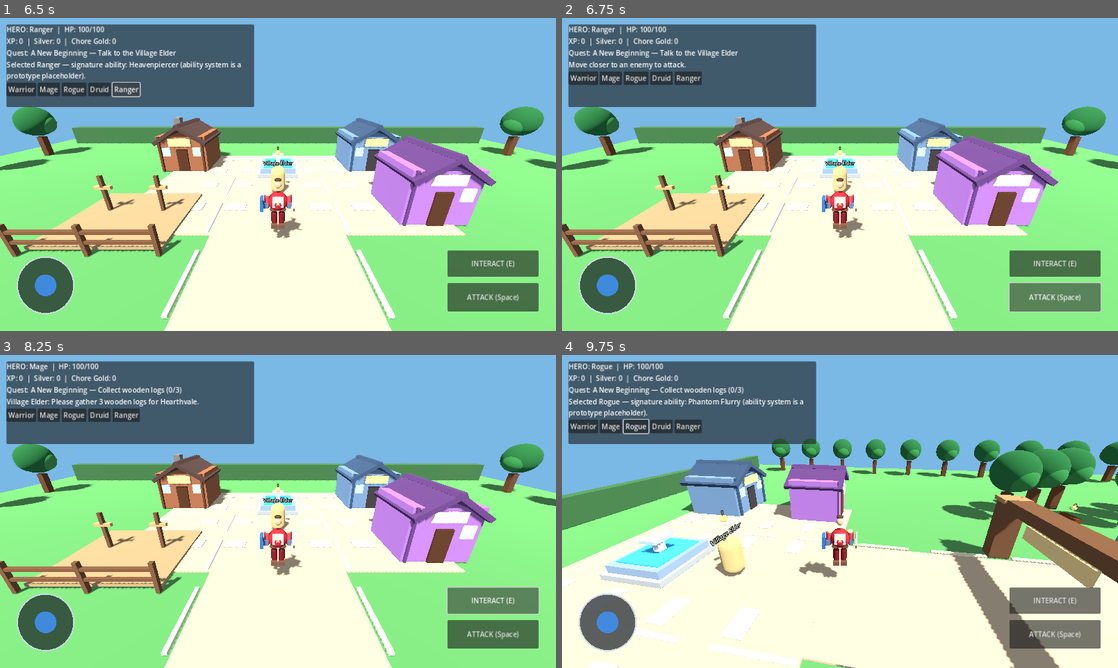
Above: before the commit, frames 1-4 (two rows, left to right).
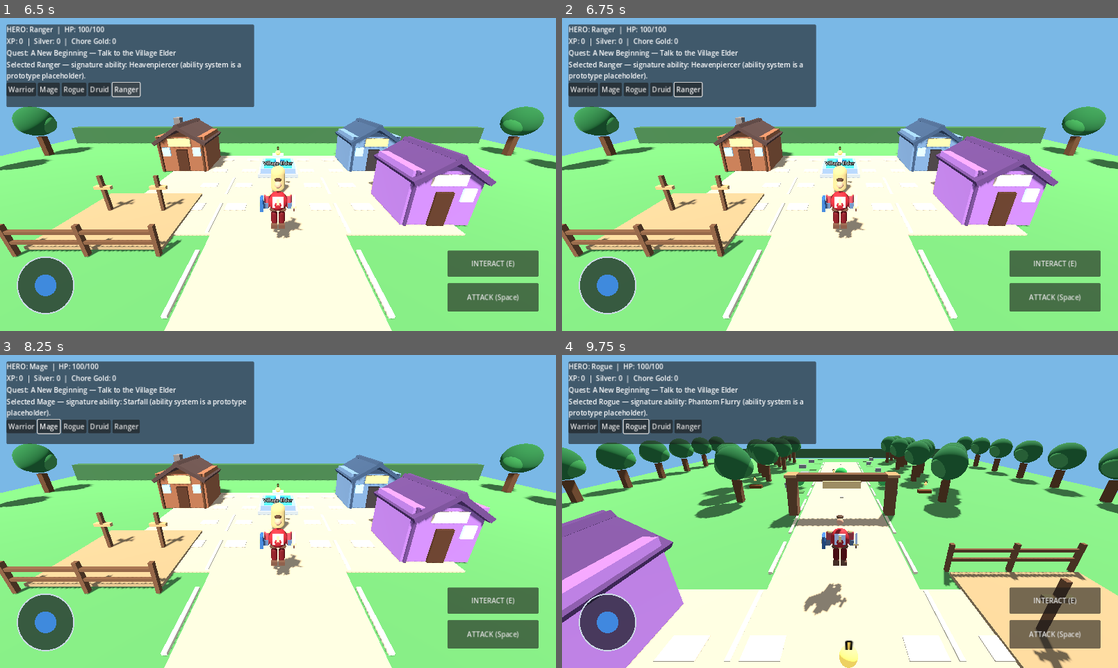
Above: after the commit, the same moments.

Repository: joeywhipple5-dot/Family-Quest
Game: Godot game, scene res://scenes/MainMenu.tscn
Same seed, same stepped clock (60 frames per second), same inputs: the game is played once before the commit and once after it.
Inputs (mouse positions are in pixels of both pictures, inside the frame that each line leads up to):
- Up to frame 1 (6.5 s): click "▶ PLAY" at 0.5 s; click "BEGIN ADVENTURE" at 1.25 s; click "Warrior" at 2 s; click "Warrior" at 2.75 s; click "Mage" at 3.5 s; click "Rogue" at 4.25 s; click "Druid" at 5 s; click "Ranger" at 5.75 s
- Up to frame 2 (6.75 s): click "ATTACK (Space)" at 6.5 s
- Up to frame 3 (8.25 s): click "Mage" at 7.25 s; click "INTERACT (E)" at 8 s
- Up to frame 4 (9.75 s): click "Rogue" at 8.75 s; tap Enter at 9.5 s; move the mouse to (962, 495) at 9.52 s; hold D (move_right) from 9.53 s (still down); hold Space (attack) from 9.53 s (still down); click (962, 495) at 9.67 s

Frame 1 is identical in both runs. In frame 2, 2.2% of the frame differs, in the area x 1-97%, y 13-94%; in frame 3, 2.4%; in frame 4, 50%, in the area x 0-100%, y 10-100%.

Commit message:
Add camera drag and respawn functionality
Added signals for dying and respawning. Implemented CameraDragArea class for camera control via touch input. Updated player movement to be camera-relative.

Diff:
--- a/player.gd
+++ b/player.gd
@@ -1,5 +1,8 @@
 
 extends CharacterBody3D
+
+signal died
+signal respawned
 
 class VirtualJoystick extends Control:
     signal value_changed(value: Vector2)
@@ -82,21 +85,73 @@
         )
 
 
+class CameraDragArea extends Control:
+    var player: CharacterBody3D
+    var dragging := false
+    var last_position := Vector2.ZERO
+
+    const SENSITIVITY := 0.008
+
+    func _ready() -> void:
+        mouse_filter = Control.MOUSE_FILTER_STOP
+
+    func _gui_input(event: InputEvent) -> void:
+        if event is InputEventScreenTouch:
+            if event.pressed:
+                dragging = true
+                last_position = event.position
+            else:
+                dragging = false
+            accept_event()
+
+        elif event is InputEventScreenDrag and dragging:
+            _rotate_camera(event.position)
+            accept_event()
+
+        elif event is InputEventMouseButton:
+            if event.button_index == MOUSE_BUTTON_LEFT:
+                dragging = event.pressed
+                last_position = event.position
+                accept_event()
+
+        elif event is InputEventMouseMotion and dragging:
+            _rotate_camera(event.position)
+            accept_event()
+
+    func _rotate_camera(pos: Vector2) -> void:
+        if player == null or player.dead:
+            return
+
+        var movement := pos - last_position
+        last_position = pos
+        player.rotate_camera(movement.x)
+
+
 var hero_class := "Warrior"
 var hero_gender := "male"
+
 var hp := 100
+var max_hp := 100
+var dead := false
+var invulnerable := false
 
 @export var speed := 7.0
 @export var acceleration := 18.0
 @export var braking := 24.0
 @export var turn_speed := 10.0
 
+@export var camera_sensitivity := 0.008
+@export var respawn_delay := 2.0
+
 var gravity := 20.0
 var camera_pivot: Node3D
 var joystick_input := Vector2.ZERO
+var spawn_position := Vector3(0, 1, 4)
 
 
 func _ready() -> void:
+    hp = max_hp
+
     var collision := CollisionShape3D.new()
     var shape := CapsuleShape3D.new()
     shape.radius = 0.45
@@ -128,6 +183,10 @@
 
 
 func _physics_process(delta: float) -> void:
+    if dead:
+        velocity = Vector3.ZERO
+        return
+
     var input_dir := Vector2(
         Input.get_action_strength("move_right")
         - Input.get_action_strength("move_left"),
@@ -140,11 +199,25 @@
     if input_dir.length_squared() > 1.0:
         input_dir = input_dir.normalized()
 
-    var direction := Vector3(input_dir.x, 0, input_dir.y)
+    # Convert movement into camera-relative directions.
+    var camera_basis := camera_pivot.global_transform.basis
+    var camera_forward := -camera_basis.z
+    var camera_right := camera_basis.x
+
+    camera_forward.y = 0.0
+    camera_right.y = 0.0
+    camera_forward = camera_forward.normalized()
+    camera_right = camera_right.normalized()
+
+    var direction := (
+        camera_right * input_dir.x
+        + camera_forward * -input_dir.y
+    ).normalized()
 
     var horizontal_velocity := Vector2(
         velocity.x, velocity.z
     )
+
     var target_velocity := Vector2(
         direction.x * speed,
         direction.z * speed
@@ -177,10 +250,85 @@
     move_and_slide()
 
 
+func rotate_camera(horizontal_drag: float) -> void:
+    if camera_pivot == null:
+        return
+
+    camera_pivot.rotation.y -= (
+        horizontal_drag * camera_sensitivity
+    )
+
+
+func take_damage(amount: int) -> void:
+    if dead or invulnerable or amount <= 0:
+        return
+
+    hp = maxi(hp - amount, 0)
+
+    if hp <= 0:
+        _die()
+
+
+func heal(amount: int) -> void:
+    if dead or amount <= 0:
+        return
+
+    hp = mini(hp + amount, max_hp)
+
+
+func _die() -> void:
+    if dead:
+        return
+
+    dead = true
+    hp = 0
+    velocity = Vector3.ZERO
+    died.emit()
+
+    await get_tree().create_timer(respawn_delay).timeout
+
+    if not is_inside_tree():
+        return
+
+    respawn()
+
+
+func respawn() -> void:
+    global_position = spawn_position
+    velocity = Vector3.ZERO
+    hp = max_hp
+    dead = false
+    invulnerable = true
+
+    respawned.emit()
+
+    await get_tree().create_timer(2.0).timeout
+
+    if is_inside_tree():
+        invulnerable = false
+
+
 func _make_touch_controls() -> void:
     var layer := CanvasLayer.new()
+    layer.layer = 5
     add_child(layer)
 
+    # Right half of the screen rotates the camera.
+    var camera_drag := CameraDragArea.new()
+    camera_drag.name = "CameraDragArea"
+    camera_drag.player = self
+    camera_drag.set_anchors_preset(Control.PRESET_FULL_RECT)
+    camera_drag.anchor_left = 0.5
+    camera_drag.anchor_right = 1.0
+    camera_drag.anchor_top = 0.0
+    camera_drag.anchor_bottom = 1.0
+    camera_drag.offset_left = 0.0
+    camera_drag.offset_right = 0.0
+    camera_drag.offset_top = 0.0
+    camera_drag.offset_bottom = 0.0
+    layer.add_child(camera_drag)
+
+    # Left joystick stays above the camera drag area.
     var joystick := VirtualJoystick.new()
     joystick.name = "MovementJoystick"
     joystick.set_anchors_preset(Control.PRESET_BOTTOM_LEFT)
